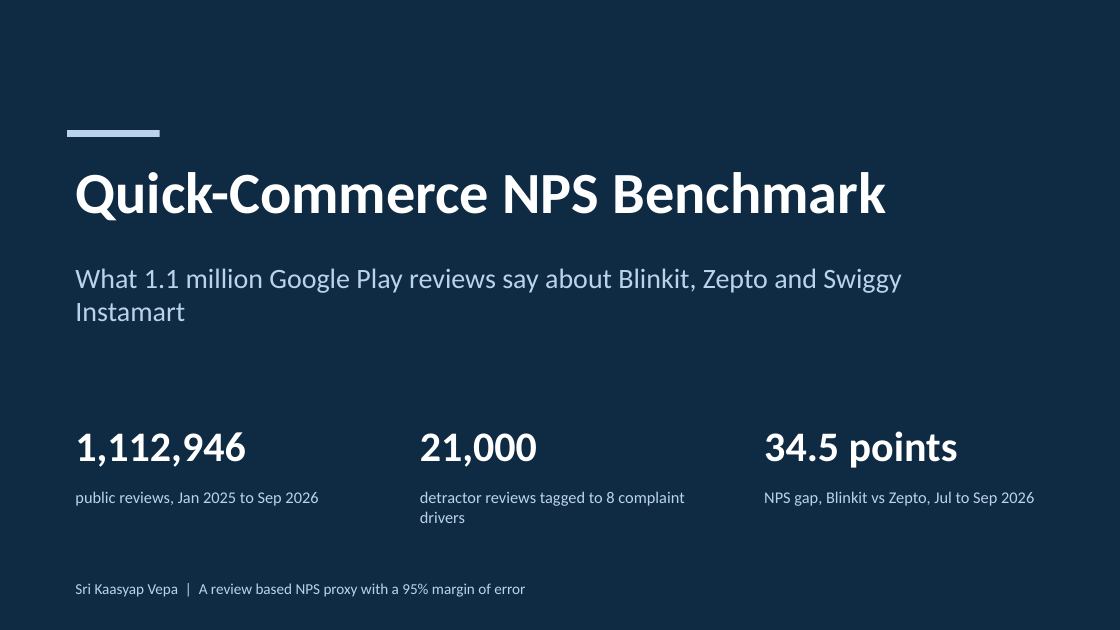
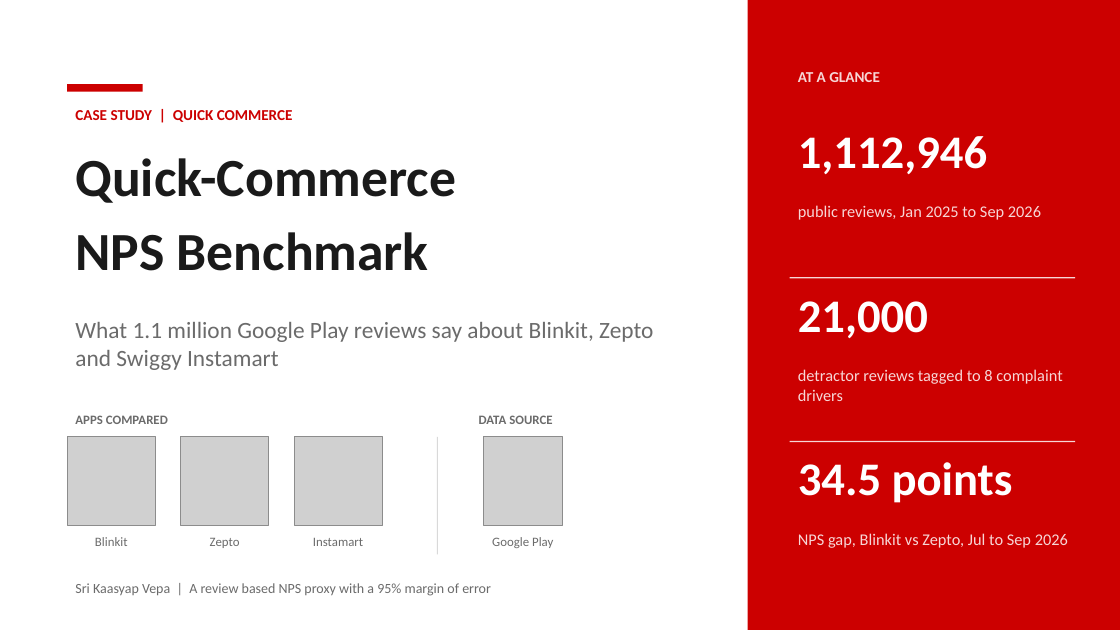
Before and after one commit to kaasyapv/Quick-Commerce-NPS-Benchmark-from-App-Reviews, a slide deck: slide 1 of deck/qcom_nps.pptx. Drawn at 1120x630 pixels with LibreOffice and Linux fonts; fonts in the diff are those of the drawing; grey boxes stand for pictures. Boxes give left, top, right and bottom in pixels: in the first picture for what was removed or moved away, otherwise in the second. Text is boxed around its words. In the diff, an @@ line names an element or a change of style, - is before the commit and + after.

```diff
--- a/deck/qcom_nps.pptx
+++ b/deck/qcom_nps.pptx
@@ rectangle: place and size @@
-rectangle at [0, 0, 1120, 630]
+rectangle at [748, 0, 1120, 630]
@@ rectangle at [748, 0, 1120, 630]: fill #0F2A43 to #CC0000 @@
@@ rectangle: place and size @@
-rectangle at [67, 130, 160, 137]
+rectangle at [67, 84, 143, 92]
@@ rectangle at [67, 84, 143, 92]: fill #BBD3EA to #CC0000 @@
@@ text added at [798, 72, 880, 82], 13 pt, text #F7D6D6, bold @@
+AT A GLANCE
@@ text added at [75, 110, 293, 122], 13 pt, text #CC0000, bold @@
+CASE STUDY | QUICK COMMERCE
@@ text "1,112,946": place and size @@
-text "1,112,946" at [75, 432, 245, 467]
+text "1,112,946" at [798, 136, 987, 174]
@@ text at [75, 158, 456, 271]: text changed; size 50 to 46 pt; text colour #FFFFFF to #1A1A1A @@
-Quick-Commerce NPS Benchmark
+Quick-Commerce
+NPS Benchmark
@@ text "public reviews, Jan 2025 to ...": place and size @@
-text "public reviews, Jan 2025 to ..." at [75, 491, 318, 506]
+text "public reviews, Jan 2025 to ..." at [798, 205, 1041, 220]
@@ size 36 to 40 pt in 3 elements at [798, 462, 1013, 503], [798, 136, 987, 174], [798, 301, 928, 338] @@
@@ text "21,000": place and size @@
-text "21,000" at [420, 433, 537, 467]
+text "21,000" at [798, 301, 928, 338]
@@ rectangle added at [790, 277, 1075, 278], fill #F7D6D6 @@
@@ text "What 1.1 million Google Play ...": place and size @@
-text "What 1.1 million Google Play ..." at [75, 268, 901, 321]
+text "What 1.1 million Google Play ..." at [75, 322, 653, 370]
@@ text "What 1.1 million Google Play ..." at [75, 322, 653, 370]: size 24 to 20 pt, text colour #BBD3EA to #6B6B6B @@
@@ text colour #BBD3EA to #F7D6D6 in 3 elements at [798, 533, 1068, 548], [798, 205, 1041, 220], [798, 369, 1062, 401] @@
@@ text "detractor reviews tagged to 8 ...": place and size @@
-text "detractor reviews tagged to 8 ..." at [420, 491, 684, 523]
+text "detractor reviews tagged to 8 ..." at [798, 369, 1062, 401]
@@ text added at [75, 415, 168, 424], 11 pt, text #6B6B6B, bold @@
+APPS COMPARED
@@ text added at [479, 415, 552, 424], 11 pt, text #6B6B6B, bold @@
+DATA SOURCE
@@ picture added at [67, 437, 155, 525] @@
@@ picture added at [181, 437, 269, 525] @@
@@ picture added at [294, 437, 382, 525] @@
@@ rectangle added at [437, 437, 438, 555], fill #D9D9D9 @@
@@ picture added at [483, 437, 563, 525] @@
@@ text "34.5 points": place and size @@
-text "34.5 points" at [764, 431, 958, 468]
+text "34.5 points" at [798, 462, 1013, 503]
@@ rectangle added at [790, 441, 1075, 442], fill #F7D6D6 @@
@@ text added at [95, 537, 128, 546], 11 pt, text #6B6B6B @@
+Blinkit
@@ text added at [210, 538, 240, 548], 11 pt, text #6B6B6B @@
+Zepto
@@ text added at [313, 538, 363, 546], 11 pt, text #6B6B6B @@
+Instamart
@@ text added at [492, 537, 553, 548], 11 pt, text #6B6B6B @@
+Google Play
@@ text "NPS gap, Blinkit vs Zepto, ...": place and size @@
-text "NPS gap, Blinkit vs Zepto, ..." at [764, 491, 1034, 506]
+text "NPS gap, Blinkit vs Zepto, ..." at [798, 533, 1068, 548]
@@ text "Sri Kaasyap Vepa | A ..." at [75, 583, 491, 596]: size 13 to 12 pt, text colour #BBD3EA to #6B6B6B @@
```
Also in this commit, not shown: 6 other slides changed, 2 other files.
